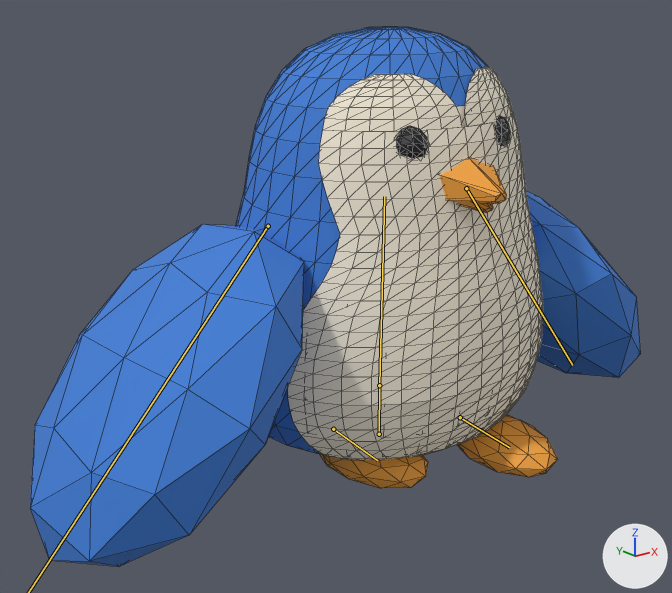
Before and after pictures for a commit that changed the glTF model Models/anim_locomotion/avatar_base.glb.
Camera for both pictures: a 50 mm lens placed at (-1.296, -1.462, 0.941), pointed at (-0.102, 0.03, 0.344). Every picture has the same lights, and +X, +Y and +Z are marked at lower right. The picture after the commit comes second. Both versions are drawn at frame 7 of the action 'start'; the numbers are the values there. The bones that change, and the others that lie on the model, are drawn over the model as lines. Mesh edges are drawn as thin lines.

In view in the first picture: 'avatar_base_mesh.001'.
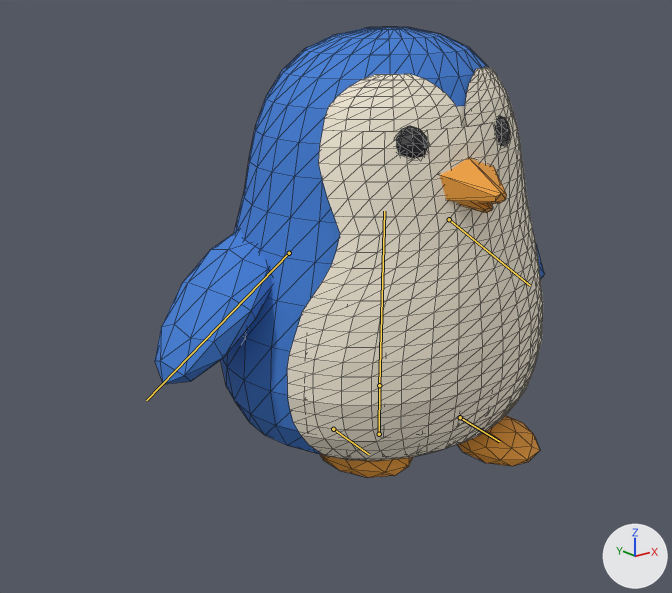
What differs and where, as boxes [x1, y1, x2, y2] in the pictures (672 x 593 px):
```json
{"object": "avatar_base_mesh.001", "change": "posed", "before": [30, 27, 641, 566], "after": [155, 27, 545, 478], "on screen": "36% narrower, 16% shorter"}
{"bone": "flipper.L", "before": "(466, 188) to (572, 365)", "after": "(449, 219) to (530, 285)"}
{"bone": "foot.L", "before": "(460, 417) to (509, 447)", "after": "(460, 417) to (499, 441)"}
{"bone": "foot.R", "before": "(333, 429) to (377, 460)", "after": "(333, 429) to (369, 454)"}
```

The change, as JSON lines over the scene's bpy script:
```json
{"block": "bone_flipper_l", "where": "bone_flipper_l = bpy.data.objects['avatar_base'].pose.bones['flipper.L']  # child of 'body'"}
{"op": "set", "path": "bone_flipper_l.rotation_quaternion", "old": "(0.995, 0.083, 0.051, -0.006)", "new": "(0.995, 0.074, 0.063, 0.003)", "note": "degrees (10, 6, 0) -> degrees (9, 7, 1)"}
{"op": "set", "path": "bone_flipper_l.scale", "old": "(2.94, 1.94, 2.62)", "new": "(1.0, 1.0, 1.0)"}
{"block": "bone_flipper_r", "where": "bone_flipper_r = bpy.data.objects['avatar_base'].pose.bones['flipper.R']  # child of 'body'"}
{"op": "set", "path": "bone_flipper_r.rotation_quaternion", "old": "(0.993, -0.003, 0.053, 0.106)", "new": "(0.993, 0.028, 0.065, 0.095)", "note": "degrees (0, 6, 12) -> degrees (4, 7, 11)"}
{"op": "set", "path": "bone_flipper_r.scale", "old": "(2.94, 1.94, 2.62)", "new": "(1.0, 1.0, 1.0)"}
{"block": "bone_foot_l", "where": "bone_foot_l = bpy.data.objects['avatar_base'].pose.bones['foot.L']  # child of 'root'"}
{"op": "set", "path": "bone_foot_l.scale", "old": "(1.0, 1.23, 1.23)", "new": "(1.0, 1.0, 1.0)"}
{"block": "bone_foot_r", "where": "bone_foot_r = bpy.data.objects['avatar_base'].pose.bones['foot.R']  # child of 'root'"}
{"op": "set", "path": "bone_foot_r.scale", "old": "(1.0, 1.23, 1.23)", "new": "(1.0, 1.0, 1.0)"}
```
